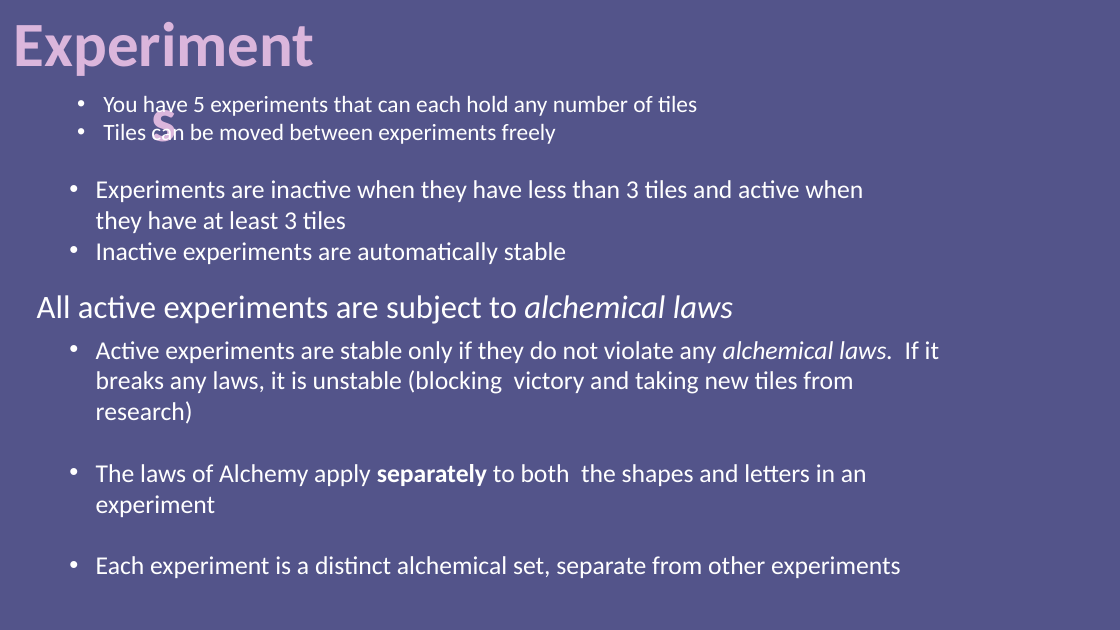
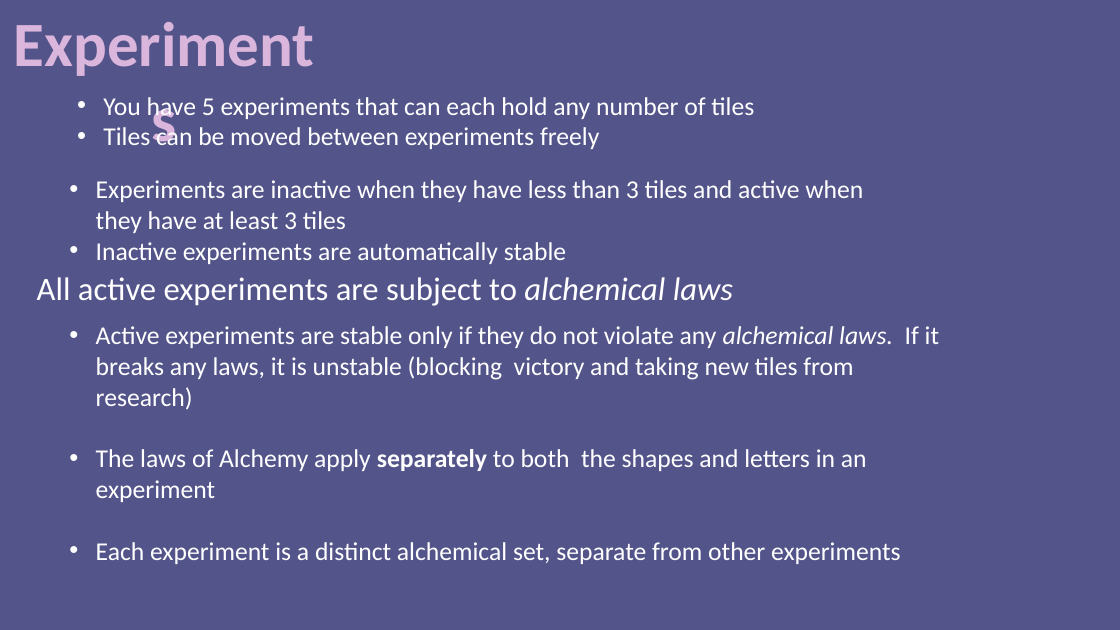
Before and after one commit to ninjacreeper47/Meriam-s-Trial, a slide deck: slide 5 of Assets/How to Play/Instructions.pptx. Drawn at 1120x630 pixels with LibreOffice and Linux fonts; fonts in the diff are those of the drawing. Boxes give left, top, right and bottom in pixels: in the first picture for what was removed or moved away, otherwise in the second. Text is boxed around its words. In the diff, an @@ line names an element or a change of style, - is before the commit and + after.

```diff
--- a/Assets/How to Play/Instructions.pptx
+++ b/Assets/How to Play/Instructions.pptx
@@ text "You have 5 experiments that ..." at bbox=[103, 97, 754, 149]: size 20 to 22 pt @@
@@ text "All active experiments are subject ...": place and size @@
-text "All active experiments are subject ..." at bbox=[37, 295, 733, 324]
+text "All active experiments are subject ..." at bbox=[37, 277, 733, 306]
@@ text "Active experiments are stable only ...": place and size @@
-text "Active experiments are stable only ..." at bbox=[96, 341, 939, 578]
+text "Active experiments are stable only ..." at bbox=[96, 326, 939, 564]
```
Also in this commit, not shown: 2 other slides changed, 12 other files.
